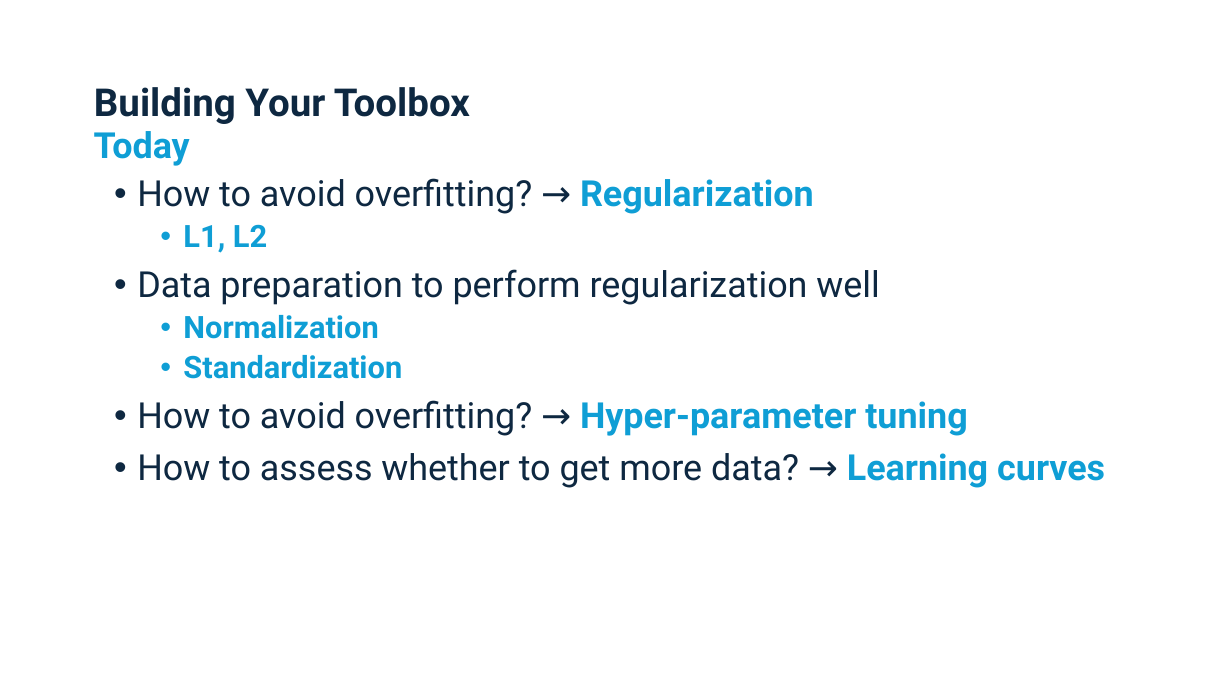
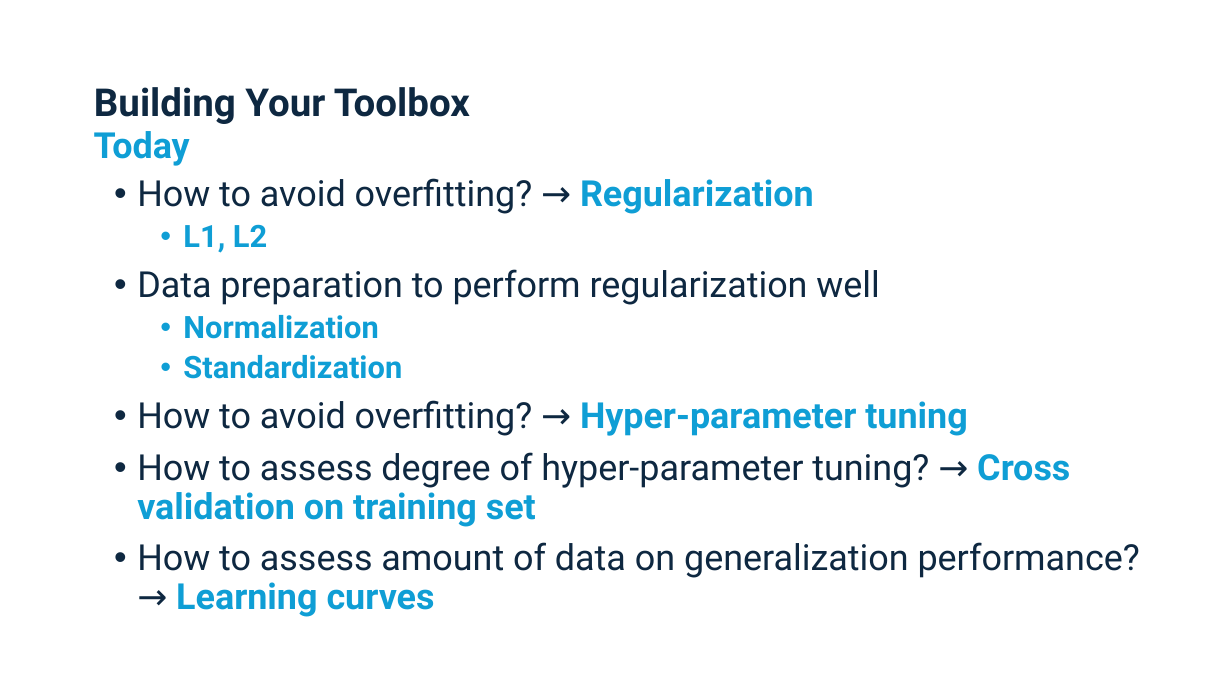
Before and after one commit to connordouglas10/DS-Tech-2025January, a slide deck: slide 35 of Modules/Module4/Slides 4.pptx (slide 12 before the commit). Drawn at 1232x693 pixels with LibreOffice and Linux fonts; fonts in the diff are those of the drawing. Boxes give left, top, right and bottom in pixels: in the first picture for what was removed or moved away, otherwise in the second. Text is boxed around its words. In the diff, an @@ line names an element or a change of style, - is before the commit and + after.

```diff
--- a/Modules/Module4/Slides 4.pptx
+++ b/Modules/Module4/Slides 4.pptx
@@ text at (x1=137, y1=452, x2=1140, y2=617): text changed @@
-• How to assess whether to get more data? → Learning curves
+• How to assess degree of hyper-parameter tuning? → Cross validation on training set
+• How to assess amount of data on generalization performance? → Learning curves
```
Also in this commit, not shown: 2 other slides changed, 25 slides added, 2 slides removed, 7 other files.
